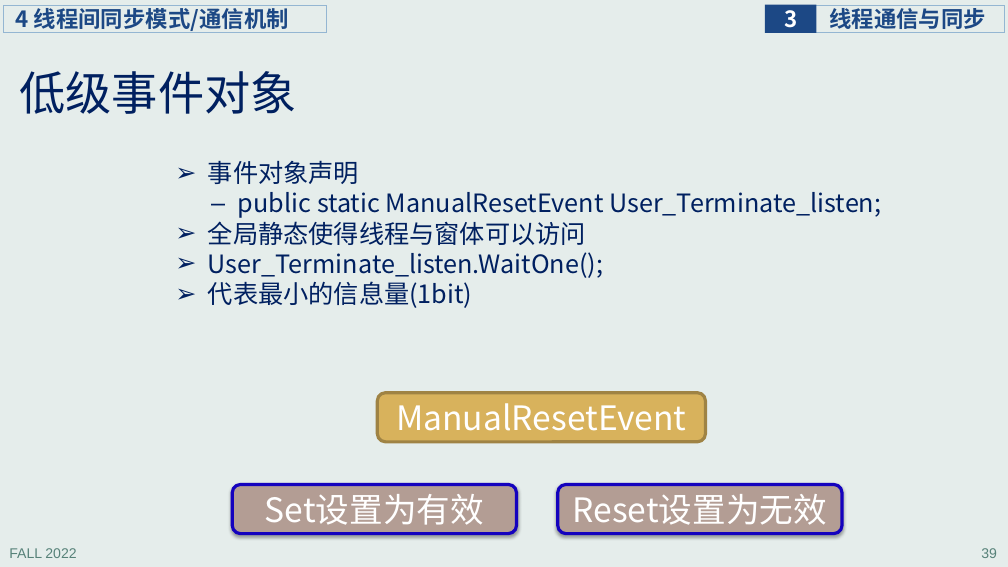
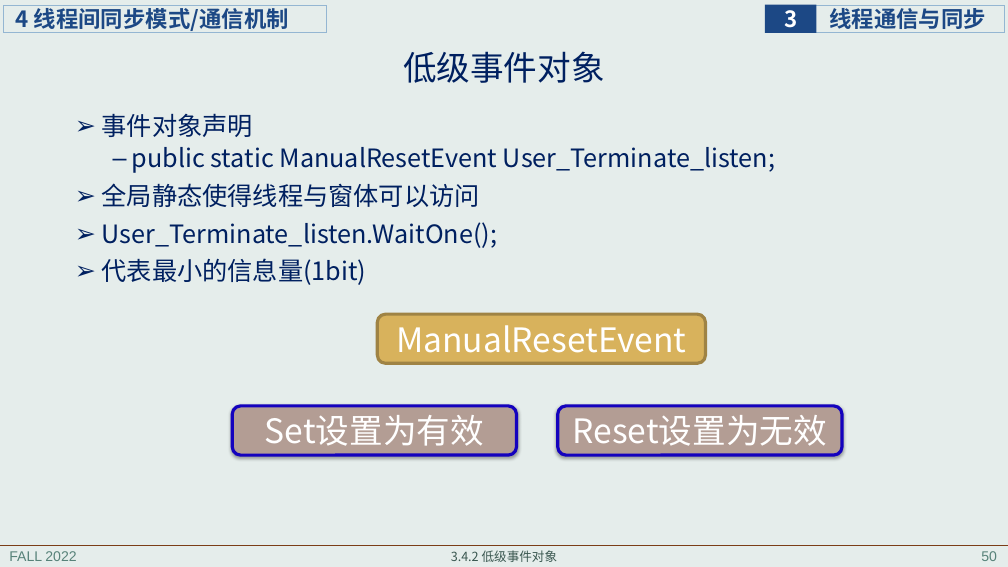
Before and after one commit to principleWindows/win-principle-2022, a slide deck: slide 50 of slides/instruction/principleWindows_3.pptx (slide 39 before the commit). Drawn at 1008x567 pixels with LibreOffice and Linux fonts; fonts in the diff are those of the drawing. Boxes give left, top, right and bottom in pixels: in the first picture for what was removed or moved away, otherwise in the second. Text is boxed around its words. In the diff, an @@ line names an element or a change of style, - is before the commit and + after.

```diff
--- a/slides/instruction/principleWindows_3.pptx
+++ b/slides/instruction/principleWindows_3.pptx
@@ title "低级事件对象": place and size @@
-title "低级事件对象" at box(19, 71, 296, 114)
+title "低级事件对象" at box(403, 51, 605, 83)
@@ title "低级事件对象" at box(403, 51, 605, 83): size 44 to 32 pt; alignment left to centre @@
@@ text "事件对象声明" rewrapped from box(208, 160, 881, 308) to box(102, 113, 775, 285) @@
@@ rounded rectangle "ManualResetEvent": place and size @@
-rounded rectangle "ManualResetEvent" at box(377, 392, 706, 442)
+rounded rectangle "ManualResetEvent" at box(377, 315, 706, 364)
@@ rounded rectangle "Set设置为有效": place and size @@
-rounded rectangle "Set设置为有效" at box(232, 485, 516, 534)
+rounded rectangle "Set设置为有效" at box(232, 406, 516, 455)
@@ rounded rectangle "Reset设置为无效": place and size @@
-rounded rectangle "Reset设置为无效" at box(558, 485, 842, 534)
+rounded rectangle "Reset设置为无效" at box(558, 406, 842, 455)
@@ line added from (0, 545) to (1008, 545), #7B3D17 0.5 pt @@
@@ text added at box(451, 550, 558, 562), 12 pt, text #3A5750 @@
+3.4.2 低级事件对象
@@ page number removed at box(981, 548, 997, 558) @@
-39
@@ page number added at box(981, 551, 997, 561), 13.3 pt, text #578279 @@
+50
```
Also in this commit, not shown: 52 other slides changed, 19 slides added, 1 slide removed, 7 other files.
